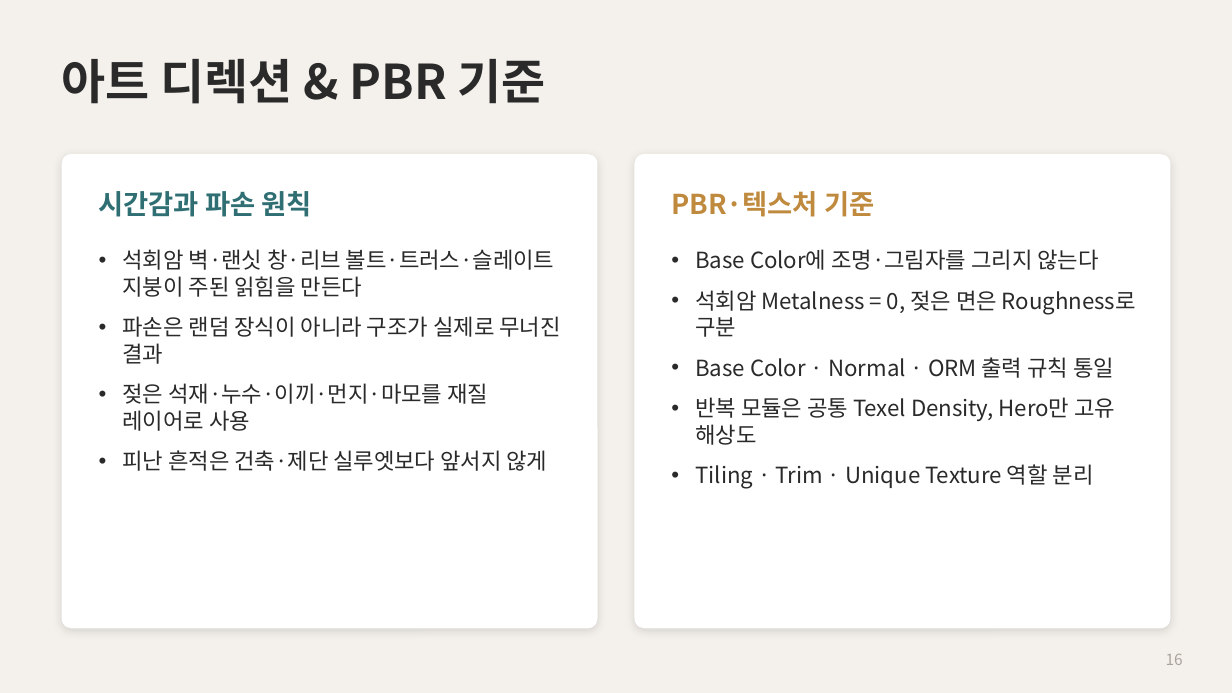
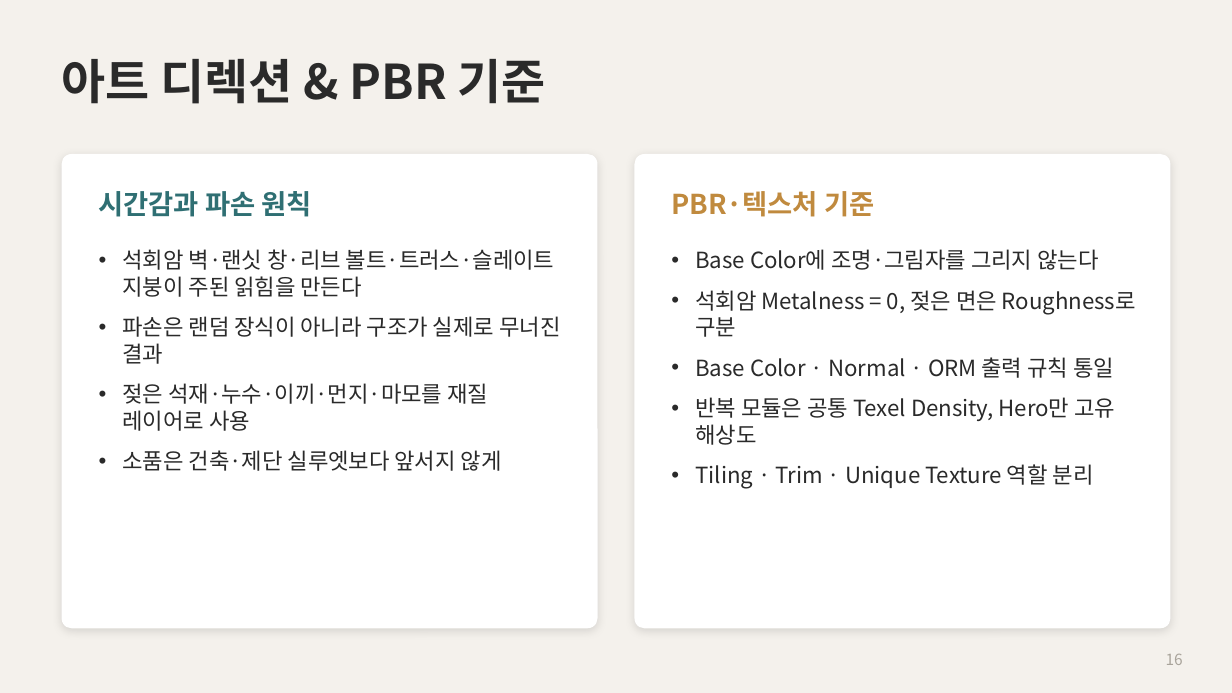
Before and after one commit to JiwonEnv/Unreal-Engine-5-Ruined-Gothic-Chapel-Environment, a slide deck: slide 16 of SourceAssets/Docs/GothicChapel_Project_Overview_v2.pptx. Drawn at 1232x693 pixels with LibreOffice and Linux fonts; fonts in the diff are those of the drawing. Boxes give left, top, right and bottom in pixels: in the first picture for what was removed or moved away, otherwise in the second. Text is boxed around its words. In the diff, an @@ line names an element or a change of style, - is before the commit and + after.

Commit message:
feat: 제단 스컬핑 진행분 반영 및 프로젝트 설정 정리
- ZBrush 고딕 제단 스컬핑 진행분 반영
- 피난처 서사를 삭제하고 붕괴 후 방치된 예배당으로 설정 정리
- 소품 범위를 벤치·촛대·헤진 제단 천으로 조정
- README와 프로젝트 개요 PPT 및 생성 스크립트 수정
- 스컬핑 진행 상태와 작업기록 업데이트

```diff
--- a/SourceAssets/Docs/GothicChapel_Project_Overview_v2.pptx
+++ b/SourceAssets/Docs/GothicChapel_Project_Overview_v2.pptx
@@ text at [122,450,502,471]: text changed @@
-• 피난 흔적은 건축·제단 실루엣보다 앞서지 않게
+• 소품은 건축·제단 실루엣보다 앞서지 않게
```
Also in this commit, not shown: 4 other slides changed, 4 other files.
